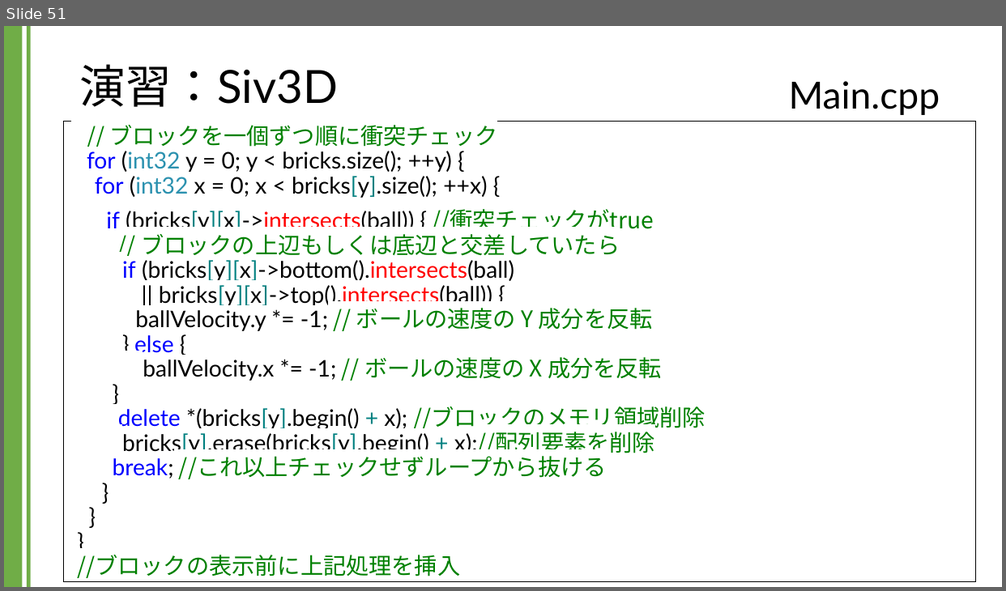
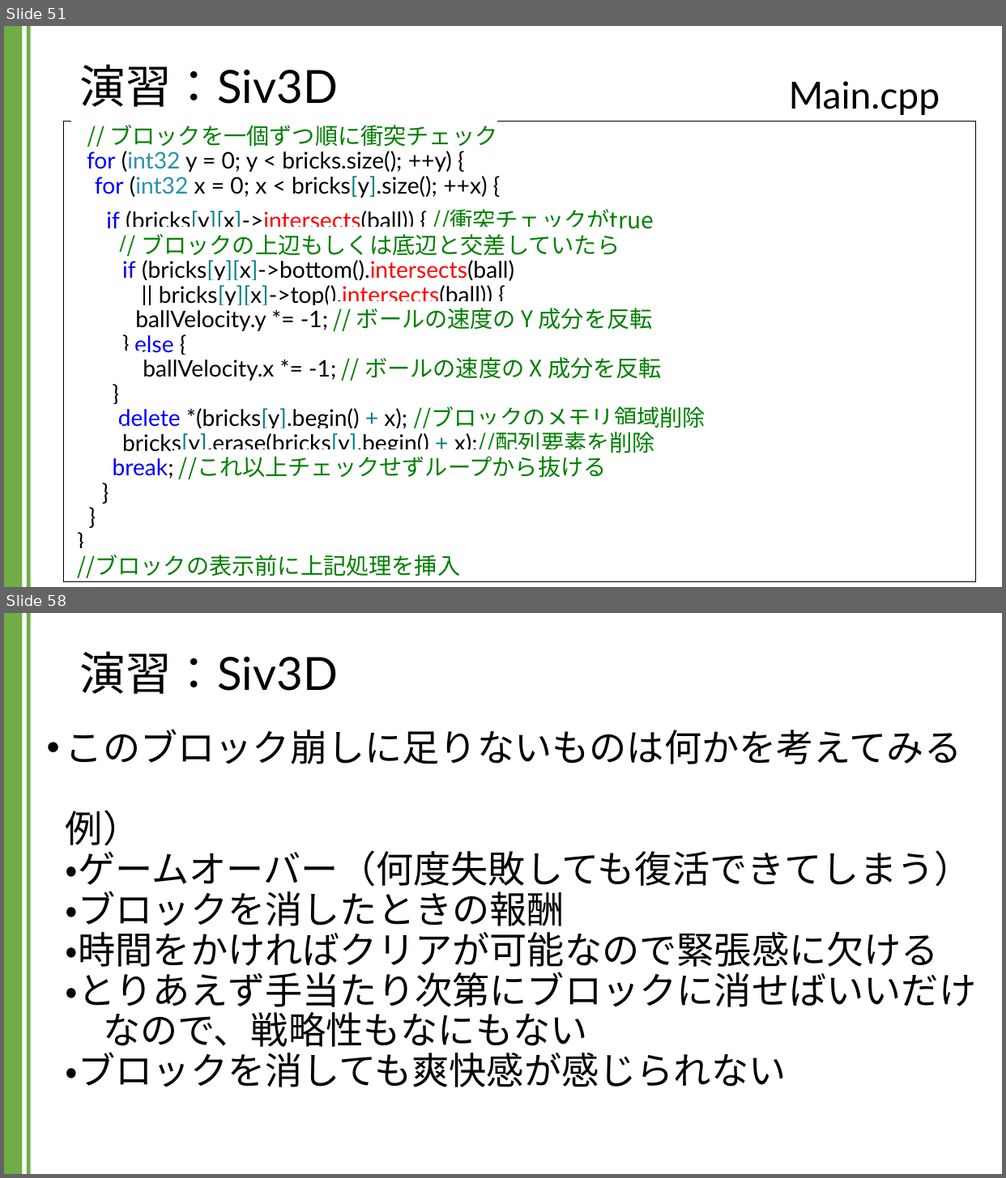
Before and after one commit to kic-murata/cpp2024, a slide deck: 授業資料/演習課題：Siv3D.pptx. Shown one above the other, each under a label of ours: slide 51 before the commit, slides 51 and 58 after it; the slides between them are not shown. The pictures are 1006x591 and 1006x1178 pixels, drawn with LibreOffice and Linux fonts; fonts in the diff are those of the drawing; background and template pictures are left out. Boxes give left, top, right and bottom in pixels: in the first picture for what was removed or moved away, otherwise in the second. Text is boxed around its words. In the diff, an @@ line names an element or a change of style, - is before the commit and + after.

```diff
--- a/授業資料/演習課題：Siv3D.pptx
+++ b/授業資料/演習課題：Siv3D.pptx
@@ slide 58 added at (x1=4, y1=613, x2=1002, y2=1174), background #FFFFFF; not listed: 2 template elements that a slide beside it also shows @@
@@ title added at (x1=80, y1=651, x2=338, y2=694), 44 pt, text #000000 @@
+演習：Siv3D
@@ text added at (x1=66, y1=729, x2=976, y2=1088), 36 pt, text #000000 @@
+• このブロック崩しに足りないものは何かを考えてみる
+  例）
+  ・ゲームオーバー（何度失敗しても復活できてしまう）
+  ・ブロックを消したときの報酬
+  ・時間をかければクリアが可能なので緊張感に欠ける
+  ・とりあえず手当たり次第にブロックに消せばいいだけ
+  なので、戦略性もなにもない
+  ・ブロックを消しても爽快感が感じられない
```
Also in this commit, not shown: 3 slides changed, 9 other slides added.
